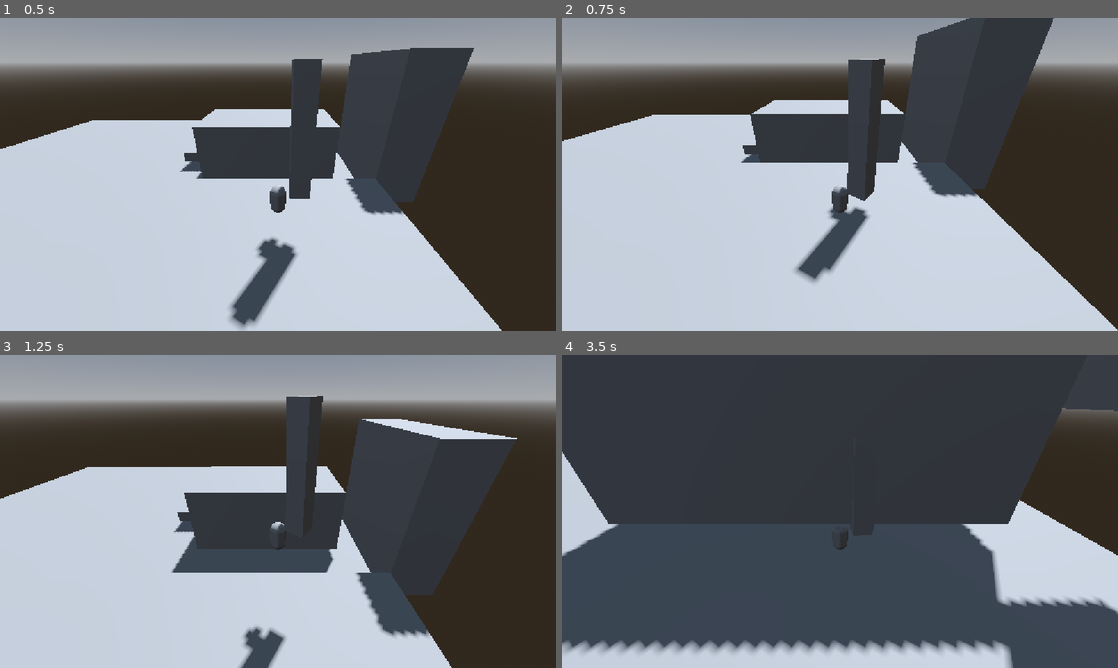
Above: before the commit, frames 1-4 (two rows, left to right).
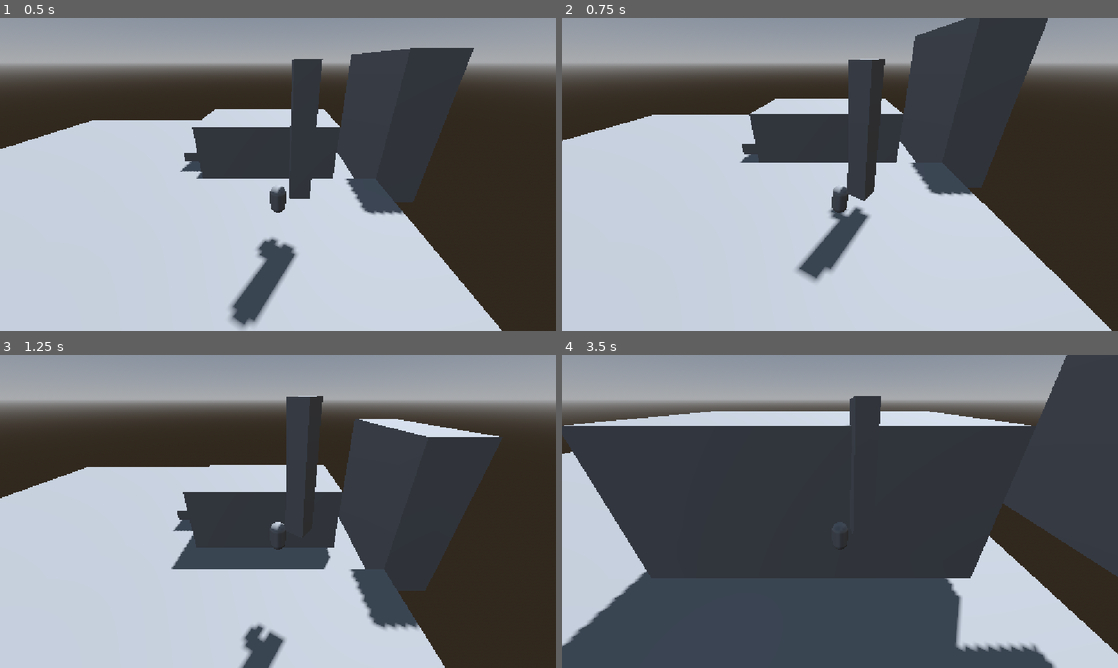
Above: after the commit, the same moments.

Repository: paipaux/TallerVideojuegos
Game: Godot game, scene res://world.tscn
Same seed, same stepped clock (60 frames per second), same inputs: the game is played once before the commit and once after it.
Inputs (mouse positions are in pixels of both pictures, inside the frame that each line leads up to):
- Up to frame 1 (0.5 s): no input
- Up to frame 2 (0.75 s): move the mouse to (867, 174) at 0.52 s; press the mouse at (867, 174) at 0.53 s; hold W (move_up) from 0.53 s (still down)
- Up to frame 3 (1.25 s): keep holding W (move_up); tap Space (jump) at 0.77 s
- Up to frame 4 (3.5 s): keep holding W (move_up); move the mouse to (812, 511) at 1.27 s; release the mouse at (812, 511) at 1.28 s; click (812, 511) at 1.35 s; tap Space (jump) at 1.52, 3.02 s; move the mouse to (851, 505) at 2.02 s; press the mouse at (851, 505) at 2.03 s; move the mouse to (834, 517) at 2.77 s; release the mouse at (834, 517) at 2.78 s; click (834, 517) at 2.85 s

Frame 1 is identical in both runs. In frame 2, 1.4% of the frame differs, in the area x 0-100%, y 0-100%; in frame 3, 3.3%; in frame 4, 47%.

Commit message:
se tambalea al mover la espada

Diff:
--- a/a-tiny-knight's-tale-alpha/player.gd
+++ b/a-tiny-knight's-tale-alpha/player.gd
@@ -4,13 +4,18 @@
 @export var jump_velocity: float = 4.5
 @export var reach_distance: float = 4.0 # distancia para clavar o recoger la espada
 
+@export var tilt_intensity: float = 0.08
+@export var tilt_recovery: float = 9
+@export var trajectory_tilt: float = 0.6
+
 var has_sword: bool = true
 var active_sword_instance: Node3D = null
 
 var is_moving: bool = false
-
+var sword_sway: Vector2 = Vector2.ZERO
 
 @onready var sword: Node3D = $sword
+@onready var mesh_instance_3d: MeshInstance3D = $MeshInstance3D
 
 const swoooord = preload("res://sword_platform.tscn")
 
@@ -18,7 +23,7 @@
 	Input.mouse_mode = Input.MOUSE_MODE_CAPTURED
 
 func _input(event):
-	if event is InputEventMouseMotion:
+	if has_sword and event is InputEventMouseMotion:
 		sword.rotation.y -= event.relative.x * 0.01
 		sword.rotation.x = clamp(
 			# para que no atraviese el sueloooo
@@ -26,6 +31,9 @@
 			deg_to_rad(-90),
 			deg_to_rad(90)
 		)
+
+		sword_sway.x += event.relative.x * tilt_intensity * 0.05
+		sword_sway.y += event.relative.y * tilt_intensity * 0.05
 
 	# clavar y recoger la espadaa
 	if event.is_action_pressed("throw"):
@@ -53,10 +61,32 @@
 	var current: Vector2 = Vector2(velocity.x, velocity.z)
 	var result: Vector2 = current.move_toward(target, acceleration * delta)
 
-	velocity.x = result.x
-	velocity.z = result.y
+	var stumble: Vector3 = Vector3.ZERO
+
+	if has_sword:
+		var sword_ws: Vector3 = -sword.global_transform.basis.z
+		var sword_ad: Vector3 = sword.global_transform.basis.x
+		stumble = ((sword_ad * sword_sway.x) + (sword_ws * -sword_sway.y)) * trajectory_tilt
+
+	velocity.x = result.x + stumble.x
+	velocity.z = result.y + stumble.z
 
 	move_and_slide()
+
+	tilt(delta)
+
+
+# se tambalea si mueve la espada
+func tilt(delta: float) -> void:
+	if has_sword:
+		var tilt_z: float = clamp(-sword_sway.x, -0.45, 0.45)
+		var tilt_x: float = clamp(sword_sway.y, -0.45, 0.45)
+
+		mesh_instance_3d.rotation.z = lerp_angle(mesh_instance_3d.rotation.z, tilt_z, 12.0 * delta)
+		mesh_instance_3d.rotation.x = lerp_angle(mesh_instance_3d.rotation.x, tilt_x, 12.0 * delta)
+
+		sword_sway = sword_sway.lerp(Vector2.ZERO, tilt_recovery * delta)
+
 
 func throw_sword() -> void:
 	var tip_local := Vector3(0, 1.25, 0)  # se puede ir cambiando el 1.25 por otros para que no quede flotando o rara
